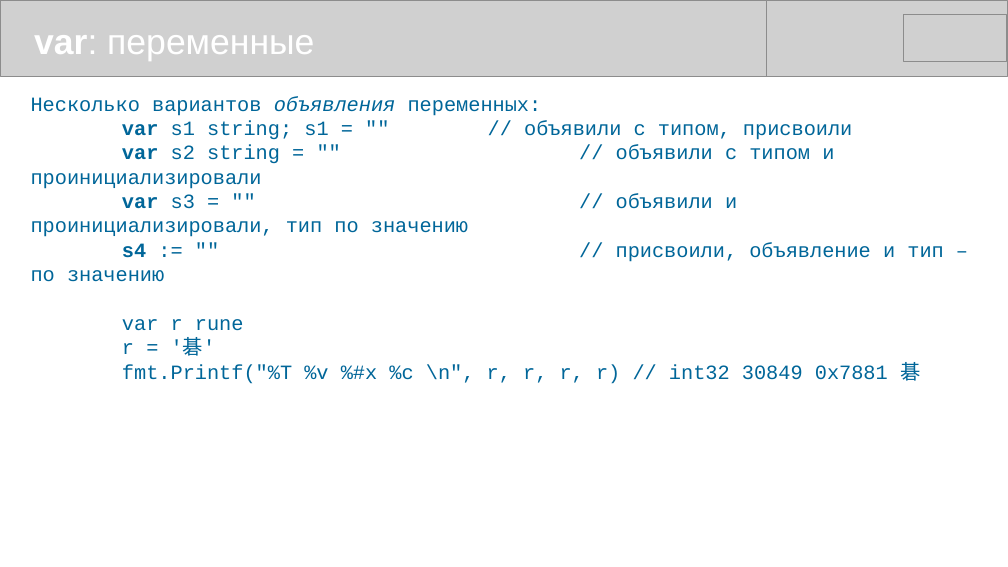
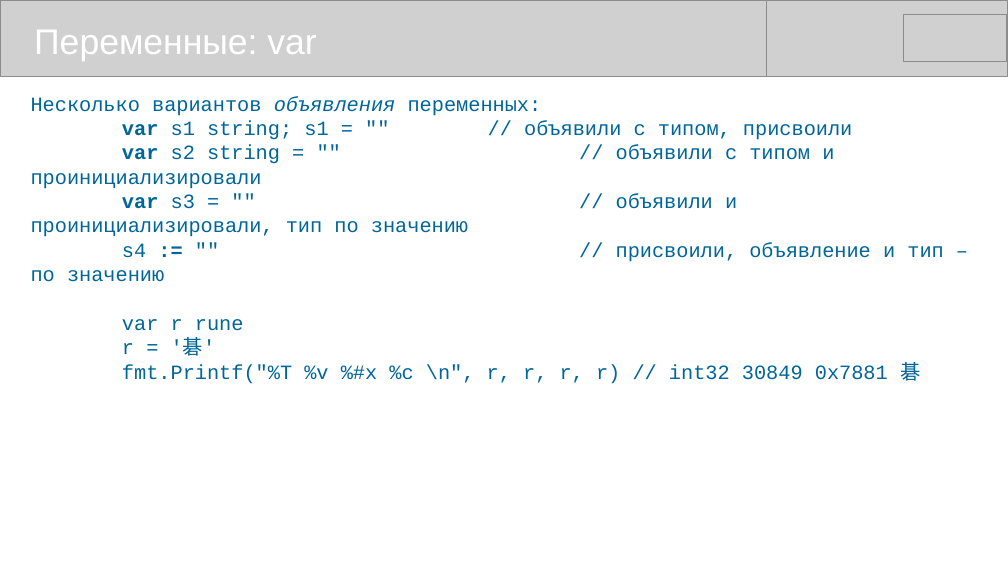
Before and after one commit to mike-shock/Go_language, a slide deck: slide 15 of Go_Intro.odp (slide 14 before the commit). Drawn at 1008x567 pixels with LibreOffice and Linux fonts; fonts in the diff are those of the drawing; grey boxes stand for pictures. Boxes give left, top, right and bottom in pixels: in the first picture for what was removed or moved away, otherwise in the second. Text is boxed around its words. In the diff, an @@ line names an element or a change of style, - is before the commit and + after.

```diff
--- a/Go_Intro.odp
+++ b/Go_Intro.odp
@@ text at <box>34,30,316,61</box>: text changed @@
-var: переменные
+Переменные: var
@@ text at <box>31,242,944,282</box>: bold off in "s4"; bold on in ":=" @@
```
Also in this commit, not shown: 13 other slides changed, 8 slides added.
